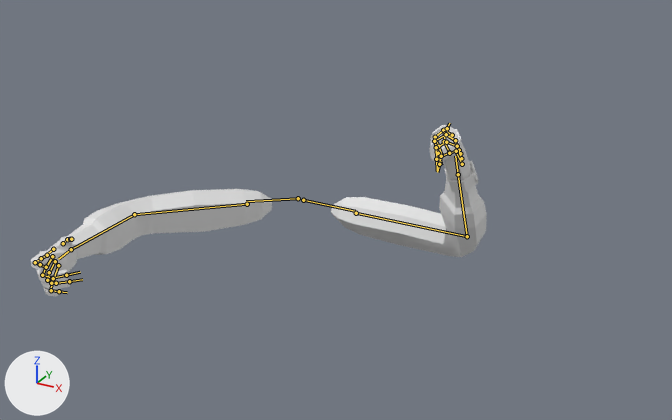
What one commit did to the FBX model CrueltySquad2/Assets/ART/Models/Luuk/player arms.fbx.
One viewpoint serves both versions: a 50 mm camera at (1.066, -1.762, 0.886) aimed at (0.232, -0.245, 0.128). Every picture has the same lights, and +X, +Y and +Z are marked at lower left. Both versions are drawn at frame 1 of the action 'metarig|PistolShoot'; the numbers are the values there. The bones that bend it are drawn over the model as lines.
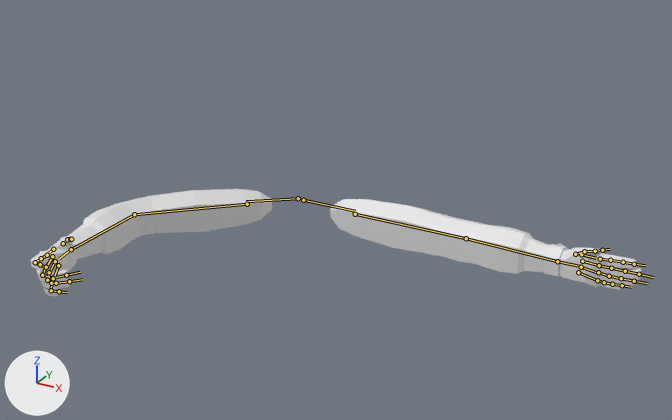
Boxes (x1, y1, x2, y2) around the edits, measured in the pictures (672 x 420 px):
'Cube', posed (34% wider, 37% shorter): before (31, 125, 487, 296); after (31, 189, 641, 296)
bone 'forearm.L', root to tip: before (467, 236) to (458, 174); after (466, 238) to (557, 261)
bone 'hand.L', root to tip: before (458, 174) to (455, 156); after (557, 261) to (581, 266)
bone 'f_index.01.L', root to tip: before (452, 135) to (443, 130); after (600, 259) to (610, 260)
bone 'f_index.02.L', root to tip: before (443, 130) to (435, 137); after (610, 260) to (623, 262)
bone 'f_index.03.L', root to tip: before (435, 137) to (438, 146); after (623, 262) to (634, 264)
bone 'thumb.01.L', root to tip: before (449, 152) to (444, 141); after (575, 254) to (584, 251)
bone 'thumb.02.L', root to tip: before (444, 141) to (445, 133); after (584, 251) to (595, 251)
bone 'f_middle.01.L', root to tip: before (455, 140) to (446, 134); after (599, 265) to (611, 268)
bone 'f_middle.02.L', root to tip: before (446, 134) to (434, 141); after (611, 268) to (625, 271)
bone 'f_middle.03.L', root to tip: before (434, 141) to (438, 153); after (625, 271) to (639, 274)
bone 'f_ring.01.L', root to tip: before (457, 146) to (446, 142); after (598, 272) to (609, 276)
bone 'f_ring.02.L', root to tip: before (446, 142) to (436, 147); after (609, 276) to (621, 278)
bone 'f_ring.03.L', root to tip: before (436, 147) to (436, 159); after (621, 278) to (634, 281)
bone 'f_pinky.01.L', root to tip: before (456, 151) to (449, 153); after (597, 280) to (604, 282)
bone 'f_pinky.02.L', root to tip: before (449, 153) to (441, 156); after (604, 282) to (612, 284)
bone 'f_pinky.03.L', root to tip: before (441, 156) to (439, 164); after (612, 284) to (622, 285)

What the commit changed:
Bone 'shoulder.L' (bone_shoulder_l) turns from (0, 37, 0) to (0, 0, 0) degrees about its own x, y and z.
Bone 'forearm.L' (bone_forearm_l) turns from (-7, -47, 94) to (0, 0, 0) degrees about its own x, y and z.
Bone 'hand.L' (bone_hand_l) turns from (5, -15, 4) to (0, 0, 0) degrees about its own x, y and z.
Bone 'f_index.01.L' (bone_f_index_01_l) turns from (-7, 5, 47) to (0, 0, 0) degrees about its own x, y and z.
Bone 'f_index.02.L' (bone_f_index_02_l) turns from (-7, 2, 73) to (0, 0, 0) degrees about its own x, y and z.
Bone 'f_index.03.L' (bone_f_index_03_l) turns from (10, -8, 61) to (0, 0, 0) degrees about its own x, y and z.
Bone 'thumb.01.L' (bone_thumb_01_l) turns from (16, -2, 7) to (0, 0, 0) degrees about its own x, y and z.
Bone 'thumb.02.L' (bone_thumb_02_l) turns from (13, -2, 12) to (0, 0, 0) degrees about its own x, y and z.
Bone 'f_middle.01.L' (bone_f_middle_01_l) turns from (1, 1, 35) to (0, 0, 0) degrees about its own x, y and z.
Bone 'f_middle.02.L' (bone_f_middle_02_l) turns from (10, -6, 82) to (0, 0, 0) degrees about its own x, y and z.
Bone 'f_middle.03.L' (bone_f_middle_03_l) turns from (26, -11, 55) to (0, 0, 0) degrees about its own x, y and z.
Bone 'f_ring.01.L' (bone_f_ring_01_l) turns from (7, -1, 37) to (0, 0, 0) degrees about its own x, y and z.
Bone 'f_ring.02.L' (bone_f_ring_02_l) turns from (15, -8, 75) to (0, 0, 0) degrees about its own x, y and z.
Bone 'f_ring.03.L' (bone_f_ring_03_l) turns from (46, -12, 39) to (0, 0, 0) degrees about its own x, y and z.
Bone 'f_pinky.01.L' (bone_f_pinky_01_l) turns from (31, -21, 75) to (0, 0, 0) degrees about its own x, y and z.
Bone 'f_pinky.02.L' (bone_f_pinky_02_l) turns from (10, 7, 18) to (0, 0, 0) degrees about its own x, y and z.
Bone 'f_pinky.03.L' (bone_f_pinky_03_l) turns from (47, -11, 37) to (0, 0, 0) degrees about its own x, y and z.
